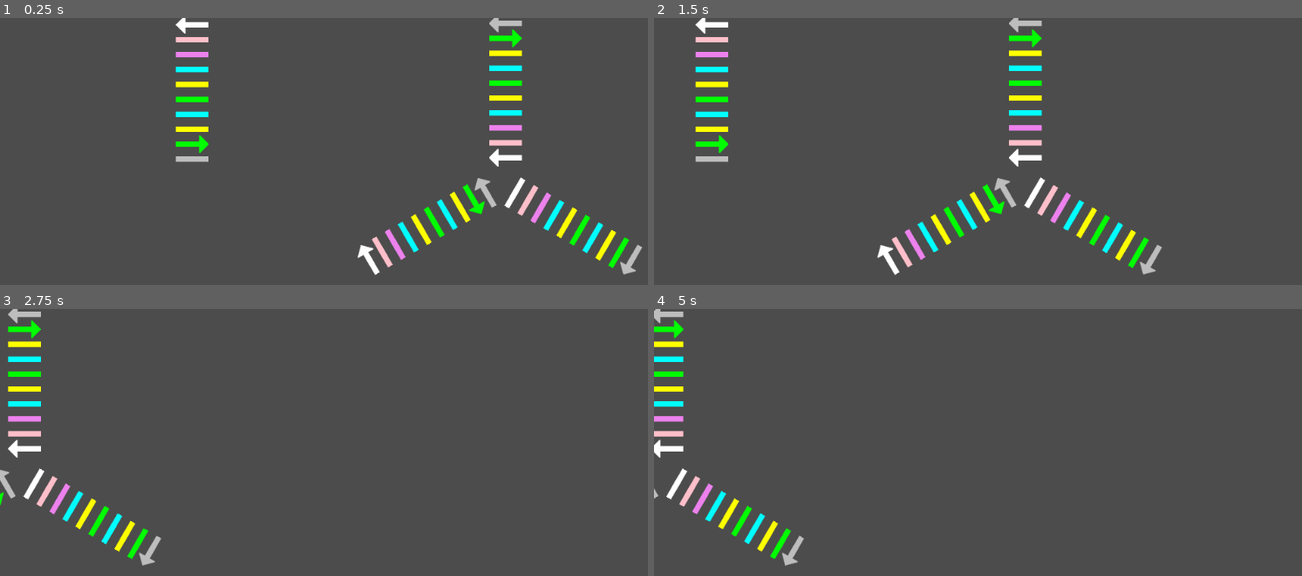
Above: before the commit, frames 1-4 (two rows, left to right).
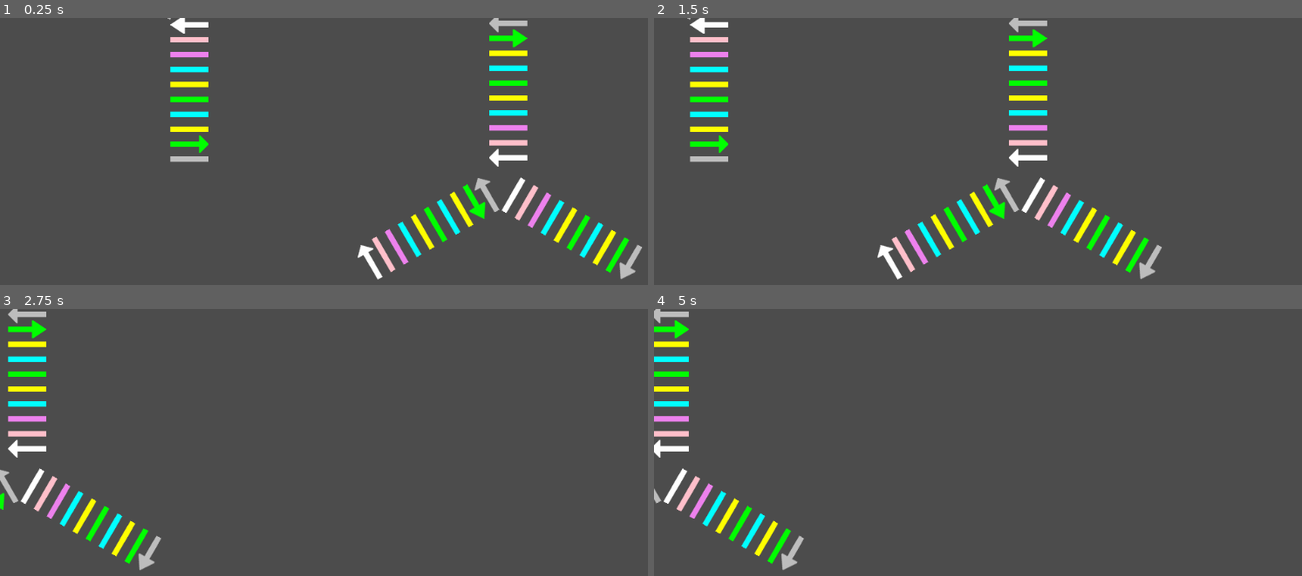
Above: after the commit, the same moments.

Repository: tobyp/hackathon2020
Game: Godot game, scene res://main.tscn
The game is run twice, just before and just after one commit, with the same random seed, the same clock (stepped at 60 frames per second) and the same inputs.
Inputs (mouse positions are in pixels of both pictures, inside the frame that each line leads up to):
- Up to frame 1 (0.25 s): no input
- Up to frame 2 (1.5 s): click (1152, 23) at 0.52 s; tap Enter at 1.25 s; move the mouse to (1159, 202) at 1.27 s; hold D from 1.28 s (still down); click (1159, 202) at 1.42 s
- Up to frame 3 (2.75 s): release D at 2 s; drag from (207, 533) to (outside the picture) at 2.02 s
- Up to frame 4 (5 s): tap Space at 2.75, 4.25 s; move the mouse to (1075, 423) at 2.77 s; hold D 2.78-3.5 s; tap Enter at 3.5 s; drag from (outside the picture) to (796, 450) at 3.52 s; move the mouse to (1211, 573) at 4.27 s; hold A from 4.28 s (still down)

The runs differ from the first frame. In frame 1, 1.0% of the frame differs, in the area x 25-99%, y 0-99%; in frame 2, 1.0%; in frame 3, 0.5%; in frame 4, 0.5%.

Commit message:
add logic to modify output_rules when clicking on tunnels :D

Diff:
--- a/ui/ui.gd
+++ b/ui/ui.gd
@@ -6,6 +6,8 @@
 
 var start_cell
 var end_cell
+
+var possible_particle_types
 
 enum TunnelState {
 	OPEN_LEFT,
@@ -35,7 +37,7 @@
 	head_png = preload("res://ui/arrowhead.png")
 	shaft_png = preload("res://ui/arrowshaft.png")
 
-	var possible_particle_types = [
+	possible_particle_types = [
 		[Globals.ParticleType.PROTEIN_WHITE, Color.gray],
 		[Globals.ParticleType.PROTEIN_TRANSPORTER, Color.green],
 		[Globals.ParticleType.ENZYME_ALCOHOL, Color.yellow],
@@ -68,7 +70,7 @@
 		else:
 			leftarrow_texture.texture_normal = shaft_png
 
-		tunnels[x].leftarrow.get_child(0).connect("button_down", self, "_iterate_state", [x,"left"])
+		tunnels[x].leftarrow.get_child(0).connect("button_down", self, "_iterate_state", [x])
 
 		var rightarrow = preload("res://ui/arrow.tscn").instance()
 		tunnels[x].rightarrow = rightarrow
@@ -76,7 +78,7 @@
 		rightarrow.rotation += 3.14159
 
 		rightarrow.position.x += 32
-		rightarrow.scale.x = 2
+		rightarrow.scale.x = 3
 		rightarrow.scale.y = 2
 
 		rightarrow.position.y += 44*x - 200
@@ -89,8 +91,20 @@
 			rightarrow_texture.texture_normal = shaft_png
 
 func _iterate_state(h):
-	print("button clicked")
-	print(h)
+	# todo use toby's fancy getter instead of illegally accessing the dict directly
+	print("inverting the output rule from ",start_cell," to ",end_cell," for type ",h)
+	var global_particle_type = possible_particle_types[h][0]
+	# print("particle type is ", global_particle_type)
+	print(start_cell.output_rules[global_particle_type])
+
+	var rules_for_type = start_cell.output_rules[global_particle_type]
+	# if there are no rules for the particle type, or no rule for the end_cell, we add one
+	if rules_for_type == {} or not rules_for_type.has(end_cell):
+		start_cell.set_output_rule(global_particle_type, end_cell, false)
+	else: # flip it! (for now..) TODO: iterate state, don't just flip the bools
+		start_cell.set_output_rule(global_particle_type, end_cell, !rules_for_type[end_cell])
+	print("  value is now ",start_cell.output_rules[global_particle_type][end_cell])
+	print("todo: update the opposite output rule (from end to start)")
 
 
 # Called every frame. 'delta' is the elapsed time since the previous frame.
